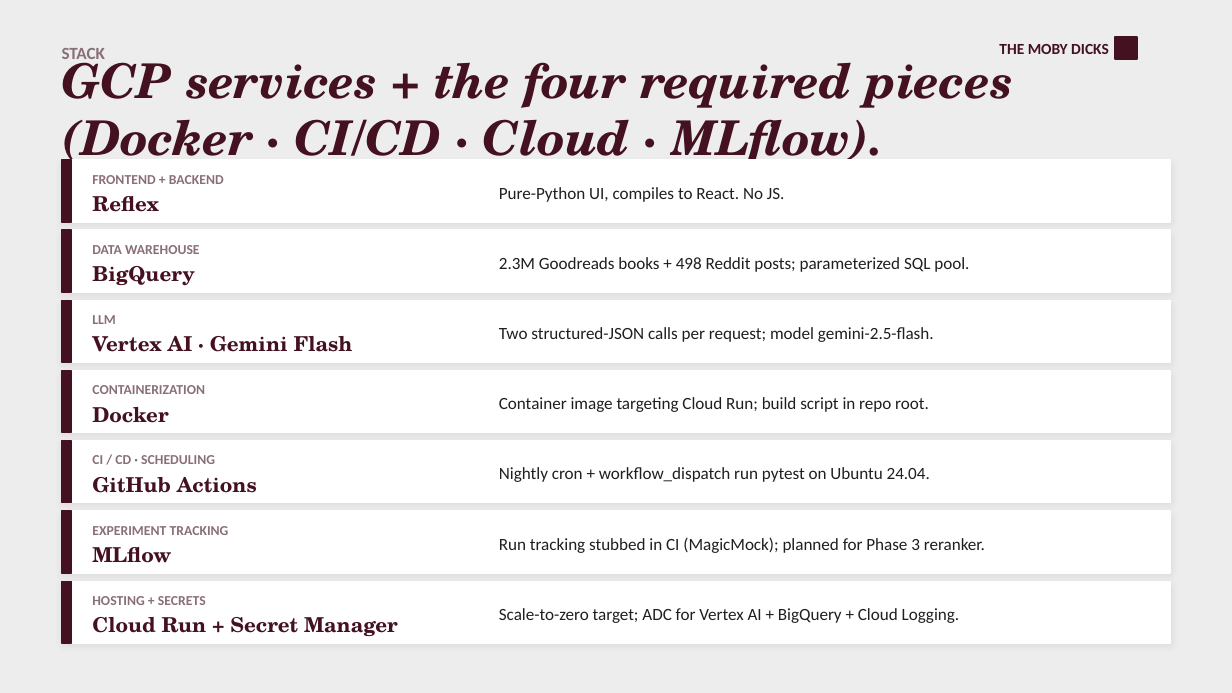
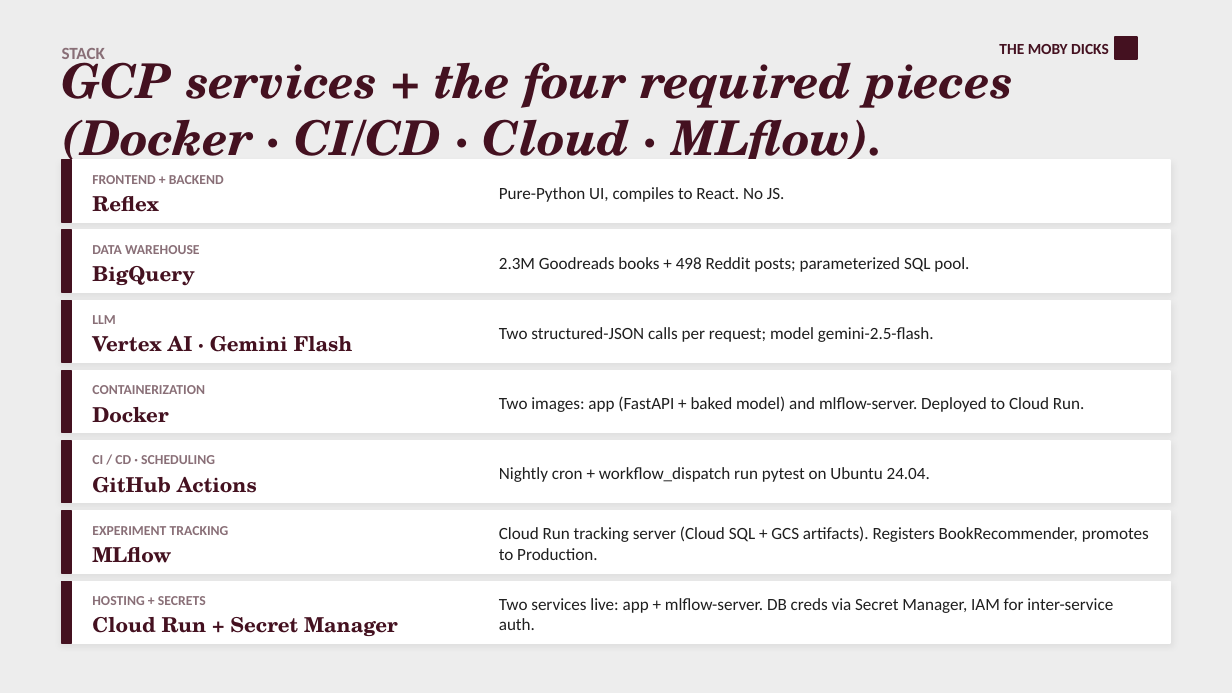
Before and after one commit to SaiMulagan/mobydick, a slide deck: slide 3 of MobyDicks_Tech_v2.pptx. Drawn at 1232x693 pixels with LibreOffice and Linux fonts; fonts in the diff are those of the drawing. Boxes give left, top, right and bottom in pixels: in the first picture for what was removed or moved away, otherwise in the second. Text is boxed around its words. In the diff, an @@ line names an element or a change of style, - is before the commit and + after.

```diff
--- a/MobyDicks_Tech_v2.pptx
+++ b/MobyDicks_Tech_v2.pptx
@@ text at <box>499,396,1084,412</box>: text changed @@
-Container image targeting Cloud Run; build script in repo root.
+Two images: app (FastAPI + baked model) and mlflow-server. Deployed to Cloud Run.
@@ text at <box>499,526,1149,560</box>: text changed @@
-Run tracking stubbed in CI (MagicMock); planned for Phase 3 reranker.
+Cloud Run tracking server (Cloud SQL + GCS artifacts). Registers BookRecommender, promotes to Production.
@@ text at <box>499,598,1113,630</box>: text changed @@
-Scale-to-zero target; ADC for Vertex AI + BigQuery + Cloud Logging.
+Two services live: app + mlflow-server. DB creds via Secret Manager, IAM for inter-service auth.
```
Also in this commit, not shown: 1 other slide changed, 1 other file.
